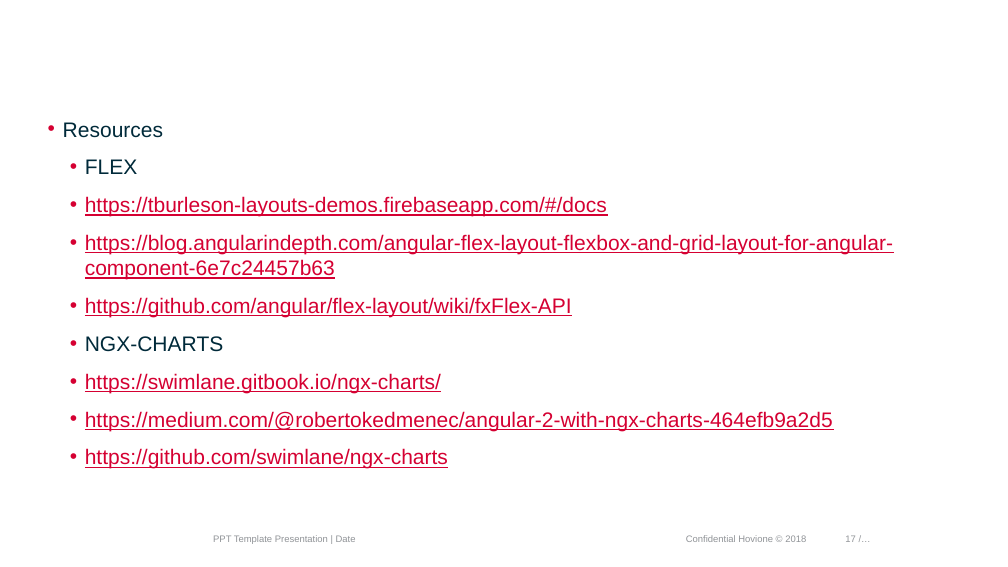
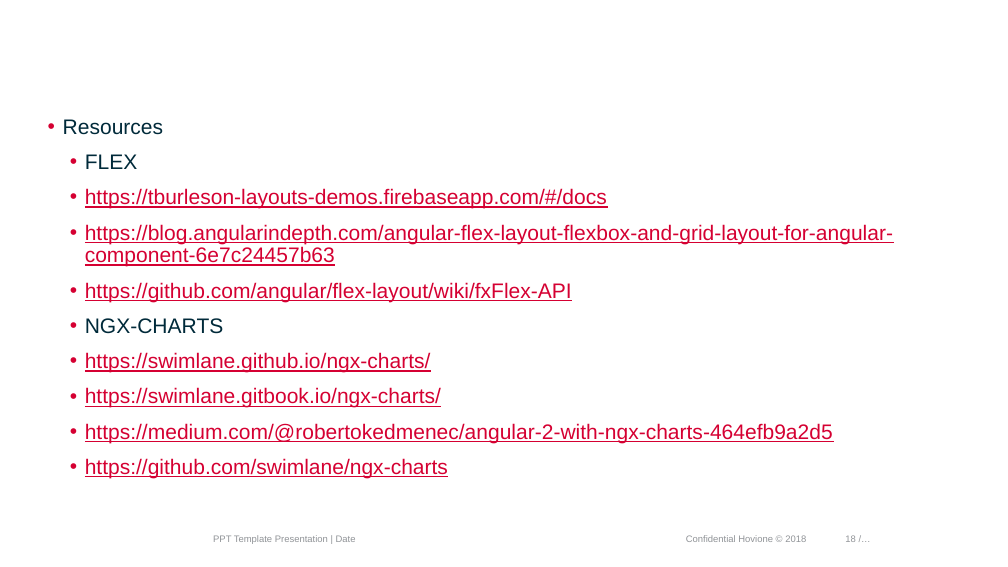
Before and after one commit to mvillax/IN.WS3, a slide deck: slide 18 of Front End Development.pptx (slide 17 before the commit). Drawn at 1008x567 pixels with LibreOffice and Linux fonts; fonts in the diff are those of the drawing; background and template pictures are left out. Boxes give left, top, right and bottom in pixels: in the first picture for what was removed or moved away, otherwise in the second. Text is boxed around its words. In the diff, an @@ line names an element or a change of style, - is before the commit and + after.

```diff
--- a/Front End Development.pptx
+++ b/Front End Development.pptx
@@ text at bbox=[63, 119, 893, 479]: line spacing 1 to 0.9 @@
@@ text at bbox=[85, 352, 431, 373]: paragraph added @@
+  • https://swimlane.github.io/ngx-charts/
@@ page number at bbox=[845, 535, 856, 542]: text changed @@
-17 /…
+18 /…
```
Also in this commit, not shown: 1 other slide changed, 3 slides added.
